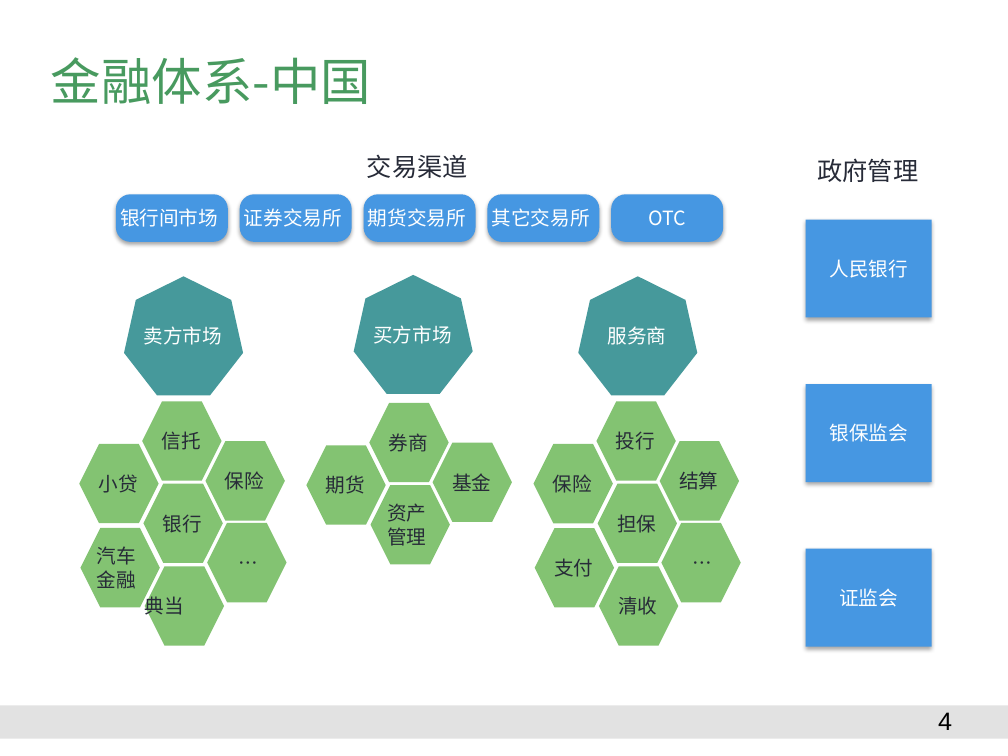
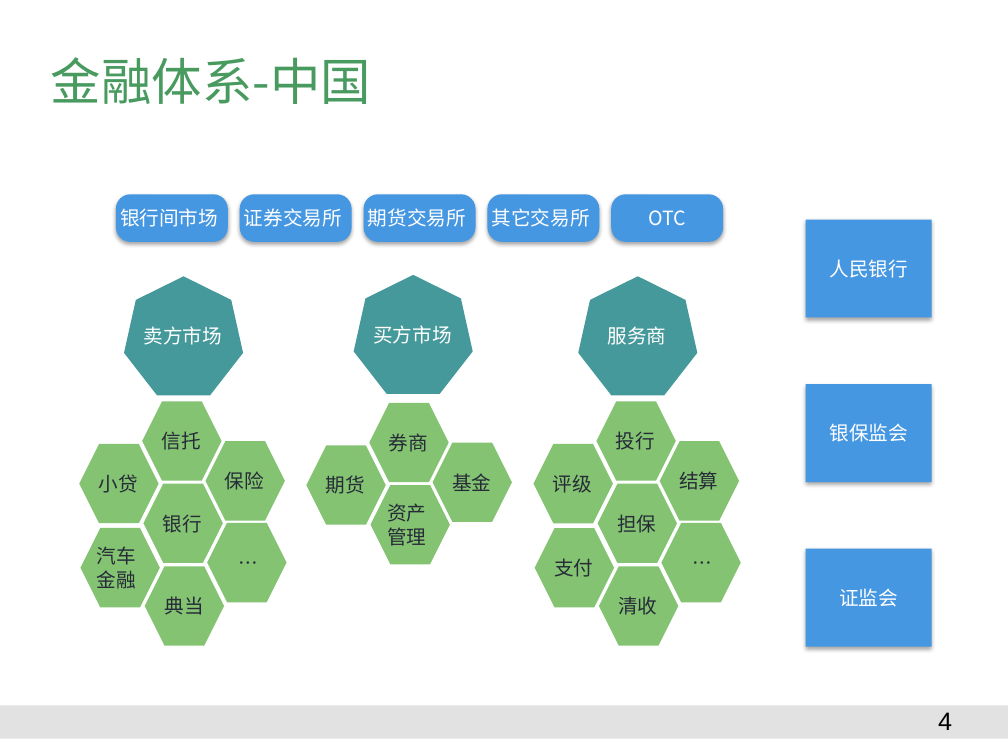
Before and after one commit to Catfeeds/DOC, a slide deck: slide 4 of 阿曼/proposal for Oman.pptx. Drawn at 1008x756 pixels with LibreOffice and Linux fonts; fonts in the diff are those of the drawing; background and template pictures are left out. Boxes give left, top, right and bottom in pixels: in the first picture for what was removed or moved away, otherwise in the second. Text is boxed around its words. In the diff, an @@ line names an element or a change of style, - is before the commit and + after.

```diff
--- a/阿曼/proposal for Oman.pptx
+++ b/阿曼/proposal for Oman.pptx
@@ text removed at box(367, 155, 468, 178) @@
-交易渠道
@@ text removed at box(818, 158, 919, 182) @@
-政府管理
@@ text in rectangle at box(553, 475, 592, 493): text changed @@
-保险
+评级
@@ freeform shape "典当" at box(145, 566, 225, 646): alignment left to centre @@
```
Also in this commit, not shown: 2 other slides changed, 1 slide removed, 5 other files.
